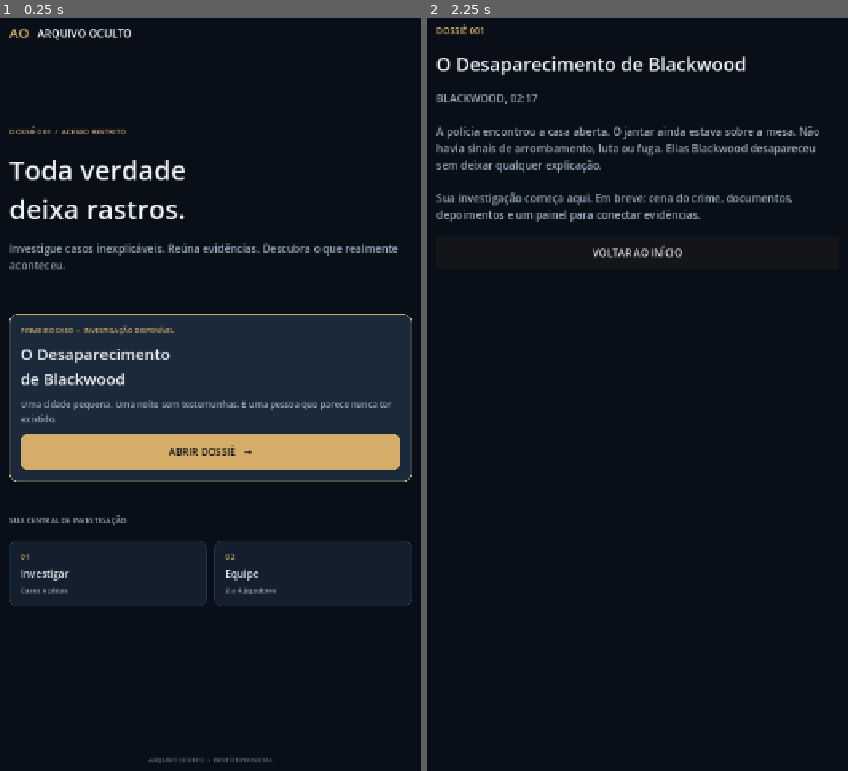
Above: before the commit, frames 1-2 (left to right).
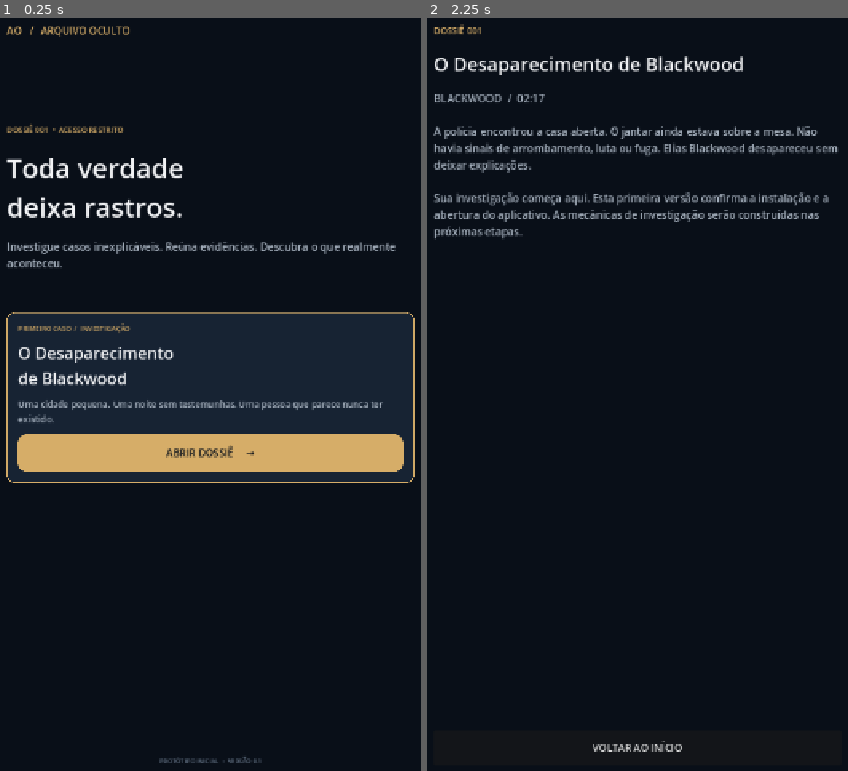
Above: after the commit, the same moments.

Repository: YohBoostel07/arquivo-oculto-android
Game: Godot game, scene res://scenes/main.tscn
Same seed, same stepped clock (60 frames per second), same inputs: the game is played once before the commit and once after it.
Inputs:
- Up to frame 1 (0.25 s): no input
- Up to frame 2 (2.25 s): click "ABRIR DOSSIÊ →" at 0.5 s; click "VOLTAR AO INÍCIO" at 1.25 s; click "ABRIR DOSSIÊ →" at 2 s

The runs differ from the first frame. In frame 1, 6.9% of the frame differs, in the area x 1-99%, y 1-99%; in frame 2, 4.7%.

Commit message:
Start Arquivo Oculto clean: Android APK first

Diff:
--- a/project.godot
+++ b/project.godot
@@ -4,7 +4,7 @@
 config/name="Arquivo Oculto"
 run/main_scene="res://scenes/main.tscn"
 config/features=PackedStringArray("4.4", "GL Compatibility")
-config/description="Um jogo de investigação e mistério cooperativo."
+config/description="Um jogo de investigação e mistério."
 
 [display]
 window/size/viewport_width=720
--- a/scripts/main.gd
+++ b/scripts/main.gd
@@ -1,11 +1,10 @@
 extends Control
 
 const BG := Color("#090f18")
-const PANEL := Color("#141f2d")
-const PANEL_LIGHT := Color("#1b2a3b")
+const PANEL := Color("#172333")
 const GOLD := Color("#d6ad68")
-const MUTED := Color("#9aa9b9")
-const WHITE := Color("#f1f3f5")
+const MUTED := Color("#aab5c2")
+const WHITE := Color("#f3f4f6")
 
 var content: VBoxContainer
 
@@ -15,6 +14,7 @@
 func _build_home() -> void:
 	for child in get_children():
 		child.queue_free()
+
 	var background := ColorRect.new()
 	background.color = BG
 	background.set_anchors_and_offsets_preset(Control.PRESET_FULL_RECT)
@@ -22,35 +22,28 @@
 
 	var margin := MarginContainer.new()
 	margin.set_anchors_and_offsets_preset(Control.PRESET_FULL_RECT)
-	margin.add_theme_constant_override("margin_left", 38)
-	margin.add_theme_constant_override("margin_right", 38)
+	margin.add_theme_constant_override("margin_left", 34)
+	margin.add_theme_constant_override("margin_right", 34)
 	margin.add_theme_constant_override("margin_top", 54)
-	margin.add_theme_constant_override("margin_bottom", 42)
+	margin.add_theme_constant_override("margin_bottom", 40)
 	add_child(margin)
 
 	content = VBoxContainer.new()
 	content.add_theme_constant_override("separation", 22)
 	margin.add_child(content)
 
-	var top := HBoxContainer.new()
-	content.add_child(top)
-	var mark := Label.new()
-	mark.text = "AO"
-	mark.add_theme_font_size_override("font_size", 22)
-	mark.add_theme_color_override("font_color", GOLD)
-	top.add_child(mark)
 	var brand := Label.new()
-	brand.text = "  ARQUIVO OCULTO"
-	brand.add_theme_font_size_override("font_size", 17)
-	brand.add_theme_color_override("font_color", WHITE)
-	top.add_child(brand)
+	brand.text = "AO   /   ARQUIVO OCULTO"
+	brand.add_theme_font_size_override("font_size", 16)
+	brand.add_theme_color_override("font_color", GOLD)
+	content.add_child(brand)
 
 	var spacer := Control.new()
-	spacer.custom_minimum_size.y = 90
+	spacer.custom_minimum_size.y = 95
 	content.add_child(spacer)
 
 	var eyebrow := Label.new()
-	eyebrow.text = "DOSSIÊ 001  /  ACESSO RESTRITO"
+	eyebrow.text = "DOSSIÊ 001  •  ACESSO RESTRITO"
 	eyebrow.add_theme_font_size_override("font_size", 12)
 	eyebrow.add_theme_color_override("font_color", GOLD)
 	content.add_child(eyebrow)
@@ -73,85 +66,53 @@
 	gap.custom_minimum_size.y = 22
 	content.add_child(gap)
 
-	var case_card := PanelContainer.new()
-	case_card.add_theme_stylebox_override("panel", _panel_style(PANEL_LIGHT, GOLD))
-	content.add_child(case_card)
-	var case_box := VBoxContainer.new()
-	case_box.add_theme_constant_override("separation", 12)
-	case_card.add_child(case_box)
-	var case_tag := Label.new()
-	case_tag.text = "PRIMEIRO CASO  •  INVESTIGAÇÃO DISPONÍVEL"
-	case_tag.add_theme_font_size_override("font_size", 11)
-	case_tag.add_theme_color_override("font_color", GOLD)
-	case_box.add_child(case_tag)
+	var card := PanelContainer.new()
+	card.add_theme_stylebox_override("panel", _panel_style(PANEL, GOLD))
+	content.add_child(card)
+
+	var card_box := VBoxContainer.new()
+	card_box.add_theme_constant_override("separation", 13)
+	card.add_child(card_box)
+
+	var tag := Label.new()
+	tag.text = "PRIMEIRO CASO  /  INVESTIGAÇÃO"
+	tag.add_theme_font_size_override("font_size", 11)
+	tag.add_theme_color_override("font_color", GOLD)
+	card_box.add_child(tag)
+
 	var case_title := Label.new()
 	case_title.text = "O Desaparecimento\nde Blackwood"
-	case_title.add_theme_font_size_override("font_size", 25)
+	case_title.add_theme_font_size_override("font_size", 26)
 	case_title.add_theme_color_override("font_color", WHITE)
-	case_box.add_child(case_title)
-	var case_desc := Label.new()
-	case_desc.text = "Uma cidade pequena. Uma noite sem testemunhas. E uma pessoa que parece nunca ter existido."
-	case_desc.add_theme_font_size_override("font_size", 14)
-	case_desc.add_theme_color_override("font_color", MUTED)
-	case_desc.autowrap_mode = TextServer.AUTOWRAP_WORD_SMART
-	case_box.add_child(case_desc)
+	card_box.add_child(case_title)
+
+	var description := Label.new()
+	description.text = "Uma cidade pequena. Uma noite sem testemunhas. Uma pessoa que parece nunca ter existido."
+	description.add_theme_font_size_override("font_size", 14)
+	description.add_theme_color_override("font_color", MUTED)
+	description.autowrap_mode = TextServer.AUTOWRAP_WORD_SMART
+	card_box.add_child(description)
+
 	var start := Button.new()
-	start.text = "ABRIR DOSSIÊ   →"
-	start.custom_minimum_size.y = 58
+	start.text = "ABRIR DOSSIÊ     →"
+	start.custom_minimum_size.y = 60
 	start.add_theme_font_size_override("font_size", 16)
 	start.add_theme_color_override("font_color", BG)
 	start.add_theme_stylebox_override("normal", _panel_style(GOLD, GOLD))
-	start.add_theme_stylebox_override("hover", _panel_style(Color("#e6c58d"), Color("#e6c58d")))
+	start.add_theme_stylebox_override("hover", _panel_style(Color("#e7c68e"), Color("#e7c68e")))
 	start.pressed.connect(_open_case)
-	case_box.add_child(start)
+	card_box.add_child(start)
 
-	var section_gap := Control.new()
-	section_gap.custom_minimum_size.y = 10
-	content.add_child(section_gap)
-	var mode_label := Label.new()
-	mode_label.text = "SUA CENTRAL DE INVESTIGAÇÃO"
-	mode_label.add_theme_font_size_override("font_size", 12)
-	mode_label.add_theme_color_override("font_color", MUTED)
-	content.add_child(mode_label)
-	var modes := HBoxContainer.new()
-	modes.add_theme_constant_override("separation", 12)
-	content.add_child(modes)
-	_add_mode(modes, "01", "Investigar", "Casos e pistas")
-	_add_mode(modes, "02", "Equipe", "2 a 4 jogadores")
+	var footer_space := Control.new()
+	footer_space.size_flags_vertical = Control.SIZE_EXPAND_FILL
+	content.add_child(footer_space)
 
-	var bottom_space := Control.new()
-	bottom_space.size_flags_vertical = Control.SIZE_EXPAND_FILL
-	content.add_child(bottom_space)
 	var footer := Label.new()
-	footer.text = "ARQUIVO OCULTO  •  PROTÓTIPO INICIAL"
+	footer.text = "PROTÓTIPO INICIAL  •  VERSÃO 0.1"
 	footer.horizontal_alignment = HORIZONTAL_ALIGNMENT_CENTER
 	footer.add_theme_font_size_override("font_size", 10)
-	footer.add_theme_color_override("font_color", Color("#647386"))
+	footer.add_theme_color_override("font_color", Color("#68788b"))
 	content.add_child(footer)
-
-func _add_mode(parent: HBoxContainer, number: String, heading: String, sub: String) -> void:
-	var panel := PanelContainer.new()
-	panel.size_flags_horizontal = Control.SIZE_EXPAND_FILL
-	panel.add_theme_stylebox_override("panel", _panel_style(PANEL, Color("#26374a")))
-	parent.add_child(panel)
-	var box := VBoxContainer.new()
-	box.add_theme_constant_override("separation", 7)
-	panel.add_child(box)
-	var n := Label.new()
-	n.text = number
-	n.add_theme_color_override("font_color", GOLD)
-	n.add_theme_font_size_override("font_size", 12)
-	box.add_child(n)
-	var h := Label.new()
-	h.text = heading
-	h.add_theme_color_override("font_color", WHITE)
-	h.add_theme_font_size_override("font_size", 16)
-	box.add_child(h)
-	var s := Label.new()
-	s.text = sub
-	s.add_theme_color_override("font_color", MUTED)
-	s.add_theme_font_size_override("font_size", 11)
-	box.add_child(s)
 
 func _panel_style(fill: Color, border: Color) -> StyleBoxFlat:
 	var style := StyleBoxFlat.new()
@@ -168,25 +129,33 @@
 func _open_case() -> void:
 	for child in content.get_children():
 		child.queue_free()
+
+	var heading := Label.new()
+	heading.text = "DOSSIÊ 001"
+	heading.add_theme_font_size_override("font_size", 14)
+	heading.add_theme_color_override("font_color", GOLD)
+	content.add_child(heading)
+
 	var title := Label.new()
-	title.text = "DOSSIÊ 001"
-	title.add_theme_font_size_override("font_size", 14)
-	title.add_theme_color_override("font_color", GOLD)
+	title.text = "O Desaparecimento de Blackwood"
+	title.add_theme_font_size_override("font_size", 30)
+	title.add_theme_color_override("font_color", WHITE)
+	title.autowrap_mode = TextServer.AUTOWRAP_WORD_SMART
 	content.add_child(title)
-	var heading := Label.new()
-	heading.text = "O Desaparecimento de Blackwood"
-	heading.add_theme_font_size_override("font_size", 30)
-	heading.add_theme_color_override("font_color", WHITE)
-	heading.autowrap_mode = TextServer.AUTOWRAP_WORD_SMART
-	content.add_child(heading)
+
 	var body := Label.new()
-	body.text = "BLACKWOOD, 02:17\n\nA polícia encontrou a casa aberta. O jantar ainda estava sobre a mesa. Não havia sinais de arrombamento, luta ou fuga. Elias Blackwood desapareceu sem deixar qualquer explicação.\n\nSua investigação começa aqui. Em breve: cena do crime, documentos, depoimentos e um painel para conectar evidências."
+	body.text = "BLACKWOOD  /  02:17\n\nA polícia encontrou a casa aberta. O jantar ainda estava sobre a mesa. Não havia sinais de arrombamento, luta ou fuga. Elias Blackwood desapareceu sem deixar explicações.\n\nSua investigação começa aqui. Esta primeira versão confirma a instalação e a abertura do aplicativo. As mecânicas de investigação serão construídas nas próximas etapas."
 	body.add_theme_font_size_override("font_size", 17)
 	body.add_theme_color_override("font_color", MUTED)
 	body.autowrap_mode = TextServer.AUTOWRAP_WORD_SMART
 	content.add_child(body)
+
+	var spacer := Control.new()
+	spacer.size_flags_vertical = Control.SIZE_EXPAND_FILL
+	content.add_child(spacer)
+
 	var back := Button.new()
 	back.text = "VOLTAR AO INÍCIO"
-	back.custom_minimum_size.y = 54
+	back.custom_minimum_size.y = 56
 	back.pressed.connect(_build_home)
 	content.add_child(back)
Not shown, changed: export_presets.cfg
Not shown, removed: docs/PLANO_DE_DESENVOLVIMENTO.md
